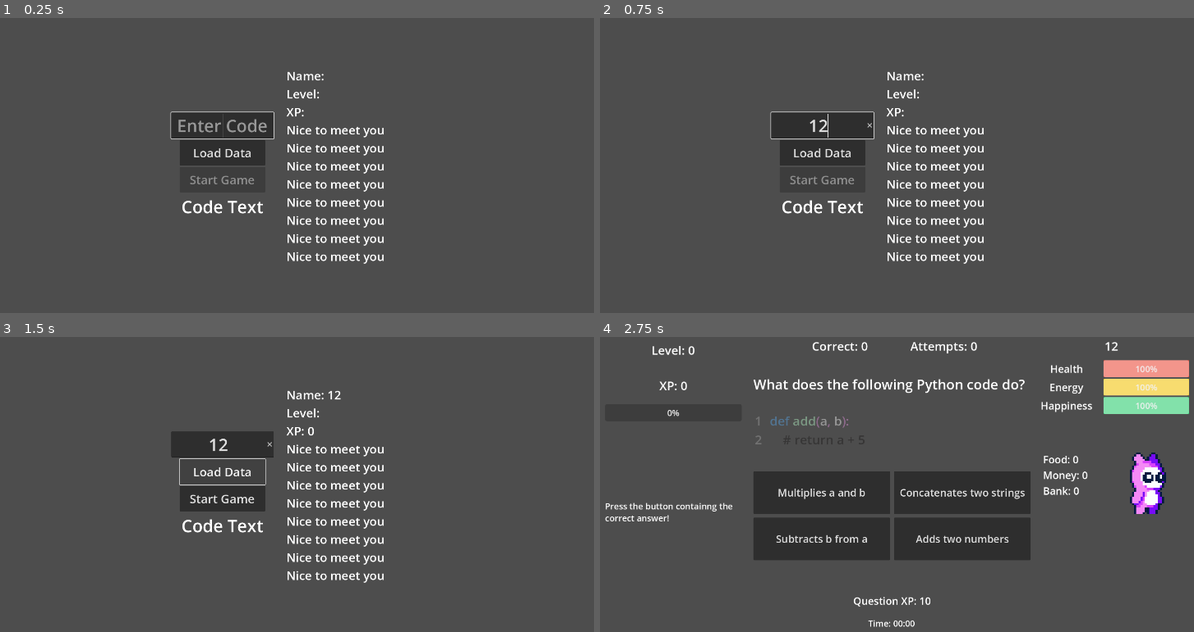
Above: before the commit, frames 1-4 (two rows, left to right).
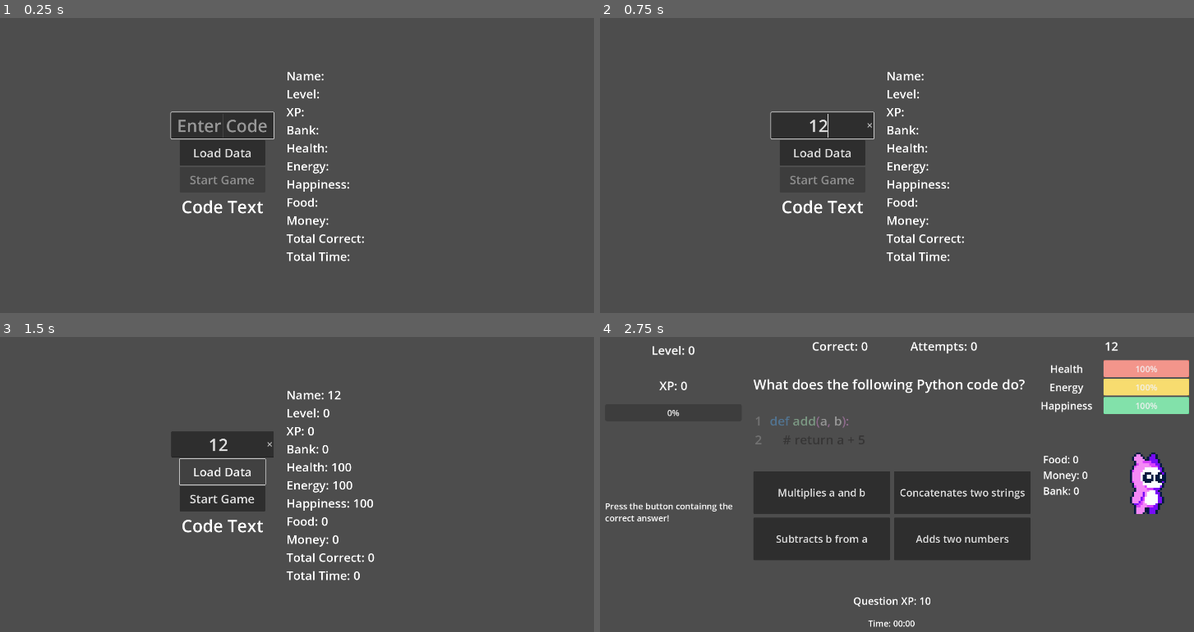
Above: after the commit, the same moments.

Repository: jweimerjr46/update-stats
Game: Godot game, scene res://main_menu.tscn
The game is run twice, just before and just after one commit, with the same random seed, the same clock (stepped at 60 frames per second) and the same inputs.
Inputs (mouse positions are in pixels of both pictures, inside the frame that each line leads up to):
- Up to frame 1 (0.25 s): no input
- Up to frame 2 (0.75 s): click (819, 124) at 0.52 s; type "12" at 0.6 s
- Up to frame 3 (1.5 s): click "Load Data" at 1.25 s
- Up to frame 4 (2.75 s): click "Start Game" at 2 s

The runs differ from the first frame. In frame 1, 1.9% of the frame differs, in the area x 48-65%, y 36-84%; in frame 2, 1.9%; in frame 3, 2.0%, in the area x 48-65%, y 24-84%; in frame 4, nothing differs.

Commit message:
Got all of the stats done on the Main Menu

Diff:
--- a/Global.gd
+++ b/Global.gd
@@ -1,15 +1,16 @@
 extends Node
 
+var player_name = "Ducky"
+var level = 0
+var xp = 0
+var bank = 0
 var player_health = 100
+var energy = 100
 var happiness = 100
-var energy = 100
 var food = 0
 var money = 0
-var level = 0
-var xp = 0
 var alltime_correct = 0
-var player_name = "Ducky"
 var total_time_played = 0
-var bank = 0
+
 
 var level_dictionary = {0: 0, 1: 200, 2: 1200, 3: 5000}
--- a/MainMenu.gd
+++ b/MainMenu.gd
@@ -3,9 +3,18 @@
 @onready var game_code = $HBoxContainer/VBoxContainer/GameCode
 @onready var code_label = $HBoxContainer/VBoxContainer/Codelabel
 @onready var start_button = $HBoxContainer/VBoxContainer/StartButton
+@onready var load_button = $HBoxContainer/VBoxContainer/LoadDataButton
 @onready var name_label = $HBoxContainer/MarginContainer/VBoxContainer2/NameLabel
+@onready var level_label = $HBoxContainer/MarginContainer/VBoxContainer2/LevelLabel
 @onready var xp_label = $HBoxContainer/MarginContainer/VBoxContainer2/XPLabel
-
+@onready var bank_label = $HBoxContainer/MarginContainer/VBoxContainer2/BankLabel
+@onready var health_label = $HBoxContainer/MarginContainer/VBoxContainer2/HealthLabel
+@onready var energy_label = $HBoxContainer/MarginContainer/VBoxContainer2/EnergyLabel
+@onready var happiness_label = $HBoxContainer/MarginContainer/VBoxContainer2/HappinessLabel
+@onready var food_label = $HBoxContainer/MarginContainer/VBoxContainer2/FoodLabel
+@onready var money_label = $HBoxContainer/MarginContainer/VBoxContainer2/MoneyLabel
+@onready var correct_label = $HBoxContainer/MarginContainer/VBoxContainer2/CorrectLabel
+@onready var time_label = $HBoxContainer/MarginContainer/VBoxContainer2/TimeLabel
 
 # Called when the node enters the scene tree for the first time.
 func _ready():
@@ -18,6 +27,8 @@
 func _process(delta):
 	if Input.is_action_just_pressed("get_input"):
 		get_input_text()
+	if Input.is_action_just_pressed("load_data"):
+		load_button.emit_signal("pressed")
 
 
 func get_input_text():
@@ -26,7 +37,6 @@
 
 
 func _on_start_button_pressed():
-
 	get_tree().change_scene_to_file("res://quiz_screen.tscn")
 
 
@@ -39,4 +49,13 @@
 		#print(int(split_string[0] + split_string[1]))
 		Global.player_health = int(split_string[0] + split_string[1])
 	name_label.text = "Name: " + Global.player_name
+	level_label.text = "Level: " + str(Global.level)
 	xp_label.text = "XP: " + str(Global.xp)
+	bank_label.text = "Bank: " + str(Global.bank)
+	health_label.text = "Health: " + str(Global.player_health)
+	energy_label.text = "Energy: " + str(Global.energy)
+	happiness_label.text = "Happiness: " + str(Global.happiness)
+	food_label.text = "Food: " + str(Global.food)
+	money_label.text = "Money: " + str(Global.money)
+	correct_label.text = "Total Correct: " + str(Global.alltime_correct)
+	time_label.text = "Total Time: " + str(Global.total_time_played)
--- a/main_menu.tscn
+++ b/main_menu.tscn
@@ -26,6 +26,7 @@
 grow_vertical = 2
 
 [node name="VBoxContainer" type="VBoxContainer" parent="HBoxContainer"]
+custom_minimum_size = Vector2(0, 400)
 layout_mode = 2
 alignment = 1
 
@@ -99,56 +100,56 @@
 custom_minimum_size = Vector2(400, 40)
 layout_mode = 2
 theme_override_font_sizes/font_size = 35
-text = "Nice to meet you"
+text = "Bank: "
 vertical_alignment = 1
 
 [node name="HealthLabel" type="Label" parent="HBoxContainer/MarginContainer/VBoxContainer2"]
 custom_minimum_size = Vector2(400, 40)
 layout_mode = 2
 theme_override_font_sizes/font_size = 35
-text = "Nice to meet you"
+text = "Health: "
 vertical_alignment = 1
 
-[node name="EntergyLabel" type="Label" parent="HBoxContainer/MarginContainer/VBoxContainer2"]
+[node name="EnergyLabel" type="Label" parent="HBoxContainer/MarginContainer/VBoxContainer2"]
 custom_minimum_size = Vector2(400, 40)
 layout_mode = 2
 theme_override_font_sizes/font_size = 35
-text = "Nice to meet you"
+text = "Energy: "
 vertical_alignment = 1
 
 [node name="HappinessLabel" type="Label" parent="HBoxContainer/MarginContainer/VBoxContainer2"]
 custom_minimum_size = Vector2(400, 40)
 layout_mode = 2
 theme_override_font_sizes/font_size = 35
-text = "Nice to meet you"
+text = "Happiness: "
 vertical_alignment = 1
 
 [node name="FoodLabel" type="Label" parent="HBoxContainer/MarginContainer/VBoxContainer2"]
 custom_minimum_size = Vector2(400, 40)
 layout_mode = 2
 theme_override_font_sizes/font_size = 35
-text = "Nice to meet you"
+text = "Food: "
 vertical_alignment = 1
 
 [node name="MoneyLabel" type="Label" parent="HBoxContainer/MarginContainer/VBoxContainer2"]
 custom_minimum_size = Vector2(400, 40)
 layout_mode = 2
 theme_override_font_sizes/font_size = 35
-text = "Nice to meet you"
+text = "Money: "
 vertical_alignment = 1
 
 [node name="CorrectLabel" type="Label" parent="HBoxContainer/MarginContainer/VBoxContainer2"]
 custom_minimum_size = Vector2(400, 40)
 layout_mode = 2
 theme_override_font_sizes/font_size = 35
-text = "Nice to meet you"
+text = "Total Correct: "
 vertical_alignment = 1
 
 [node name="TimeLabel" type="Label" parent="HBoxContainer/MarginContainer/VBoxContainer2"]
 custom_minimum_size = Vector2(400, 40)
 layout_mode = 2
 theme_override_font_sizes/font_size = 35
-text = "Nice to meet you"
+text = "Total Time: "
 vertical_alignment = 1
 
 [connection signal="pressed" from="HBoxContainer/VBoxContainer/LoadDataButton" to="." method="_on_load_data_button_pressed"]
--- a/project.godot
+++ b/project.godot
@@ -67,6 +67,11 @@
 "events": [Object(InputEventKey,"resource_local_to_scene":false,"resource_name":"","device":-1,"window_id":0,"alt_pressed":false,"shift_pressed":false,"ctrl_pressed":false,"meta_pressed":false,"pressed":false,"keycode":0,"physical_keycode":83,"key_label":0,"unicode":115,"echo":false,"script":null)
 ]
 }
+load_data={
+"deadzone": 0.5,
+"events": [Object(InputEventKey,"resource_local_to_scene":false,"resource_name":"","device":-1,"window_id":0,"alt_pressed":false,"shift_pressed":false,"ctrl_pressed":false,"meta_pressed":false,"pressed":false,"keycode":0,"physical_keycode":4194309,"key_label":0,"unicode":0,"echo":false,"script":null)
+]
+}
 
 [rendering]
 
